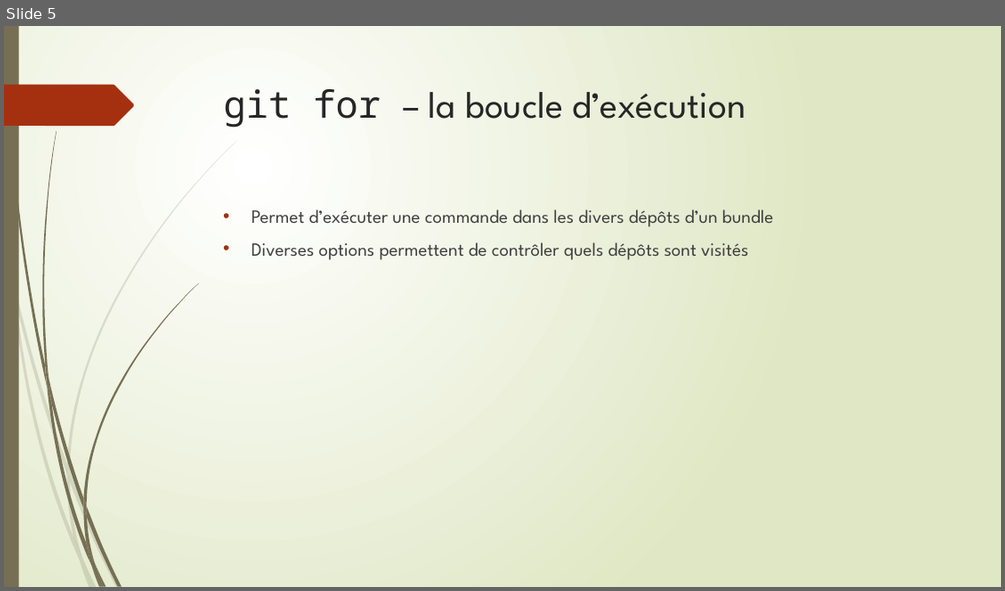
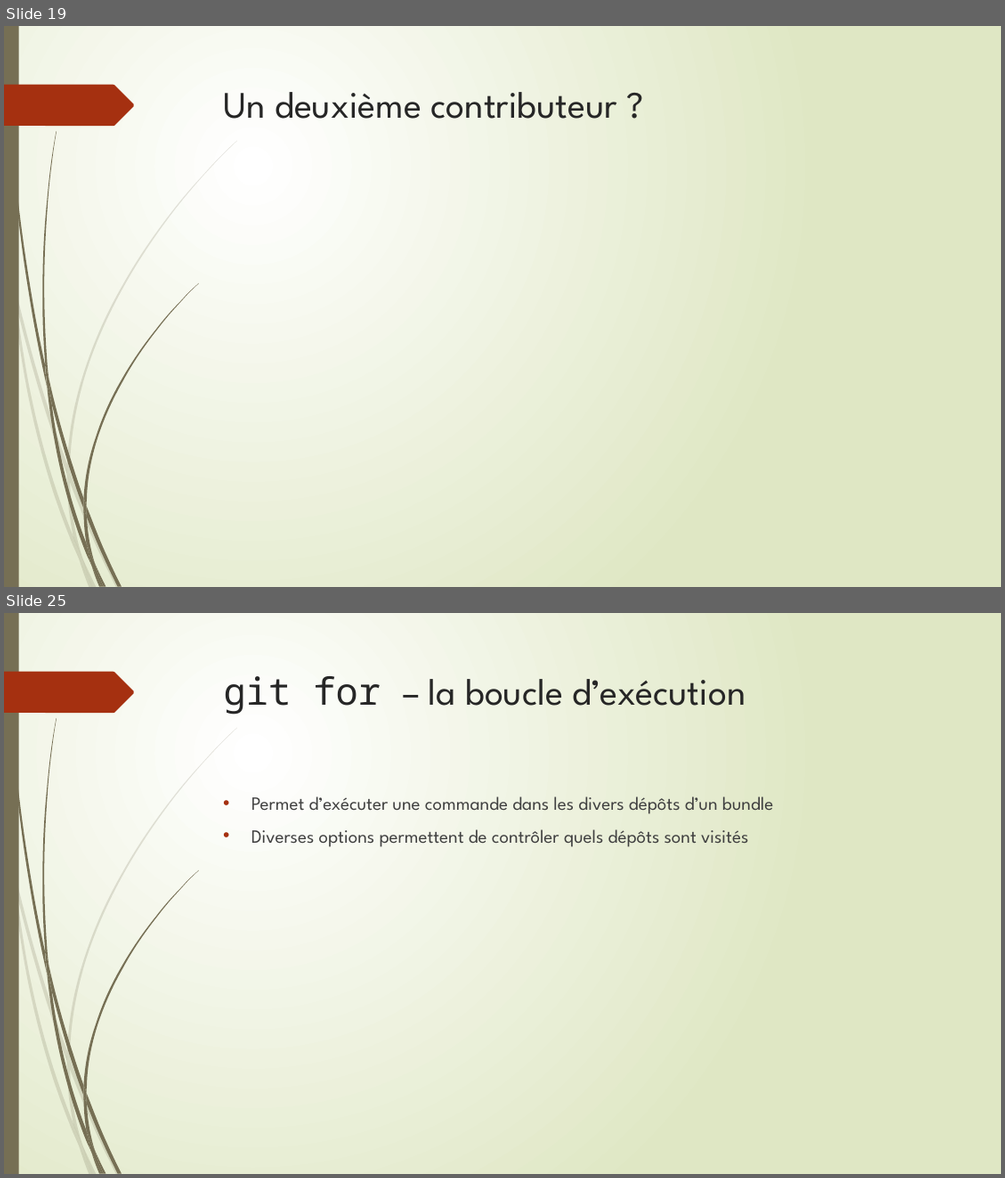
Before and after one commit to epsitec-sa/zou, a slide deck: .Documentation/Commandes git pour zou flow.pptx. Shown one above the other, each under a label of ours: slide 5 before the commit, slides 19 and 25 after it; the slides between them are not shown. The pictures are 1005x591 and 1005x1178 pixels, drawn with LibreOffice and Linux fonts; fonts in the diff are those of the drawing. Boxes give left, top, right and bottom in pixels: in the first picture for what was removed or moved away, otherwise in the second. Text is boxed around its words. In the diff, an @@ line names an element or a change of style, - is before the commit and + after.

```diff
--- a/.Documentation/Commandes git pour zou flow.pptx
+++ b/.Documentation/Commandes git pour zou flow.pptx
@@ slide 19 added at bbox=[4, 26, 1001, 587], background gradient #FFFFFF to #DFE8C4; not listed: 24 template elements that a slide beside it also shows @@
@@ title added at bbox=[224, 92, 618, 119], 36 pt, text #262626 @@
+Un deuxième contributeur ?
@@ what was slide 5 is now slide 25 @@
```
Also in this commit, not shown: 3 slides changed, 21 other slides added.
